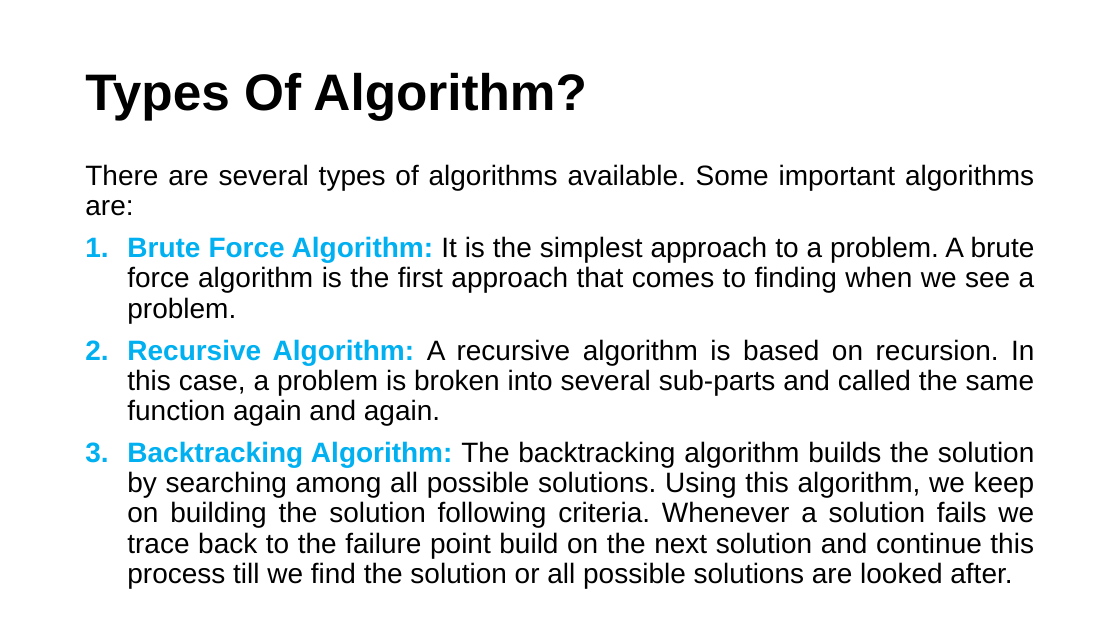
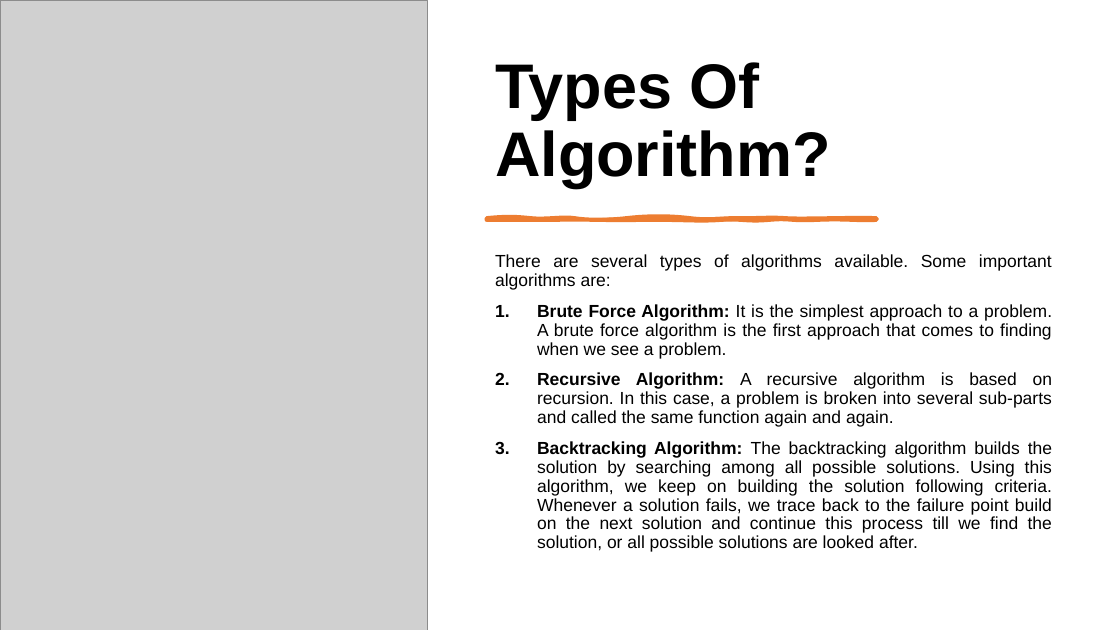
Before and after one commit to alaminbhuyan/DSA-In-Python, a slide deck: slide 5 of Design & Analysis Of Algorithm PDF/DAA.pptx. Drawn at 1120x630 pixels with LibreOffice and Linux fonts; fonts in the diff are those of the drawing; grey boxes stand for pictures. Boxes give left, top, right and bottom in pixels: in the first picture for what was removed or moved away, otherwise in the second. Text is boxed around its words. In the diff, an @@ line names an element or a change of style, - is before the commit and + after.

```diff
--- a/Design & Analysis Of Algorithm PDF/DAA.pptx
+++ b/Design & Analysis Of Algorithm PDF/DAA.pptx
@@ picture added at box(0, 0, 428, 630) @@
@@ title "Types Of Algorithm?": place and size @@
-title "Types Of Algorithm?" at box(85, 72, 586, 120)
+title "Types Of Algorithm?" at box(495, 62, 831, 187)
@@ title "Types Of Algorithm?" at box(495, 62, 831, 187): size 44 to 54 pt; vertical alignment middle to bottom @@
@@ freeform shape added at box(486, 218, 876, 220), fill #ED7D31, outline #ED7D31 3.5 pt @@
@@ text "There are several types of ...": place and size @@
-text "There are several types of ..." at box(85, 164, 1035, 588)
+text "There are several types of ..." at box(495, 254, 1052, 552)
@@ text at box(495, 254, 1052, 427): size 24 to 15 pt in "There are several types of algorithms available. ...", "Brute Force Algorithm: It is the simplest ...", "Recursive Algorithm: A recursive algorithm is based ..."; text colour #00B0F0 to #000000 in "Brute Force Algorithm:", "Recursive Algorithm:" @@
@@ text at box(537, 441, 1052, 552): text changed; size 24 to 15 pt @@
-3. Backtracking Algorithm: The backtracking algorithm builds the solution by searching among all possible solutions. Using this algorithm, we keep on building the solution following criteria. Whenever a solution fails we trace back to the failure point build on the next solution and continue this process till we find the solution or all possible solutions are looked after.
+3. Backtracking Algorithm: The backtracking algorithm builds the solution by searching among all possible solutions. Using this algorithm, we keep on building the solution following criteria. Whenever a solution fails, we trace back to the failure point build on the next solution and continue this process till we find the solution, or all possible solutions are looked after.
```
Also in this commit, not shown: 29 other slides changed.
